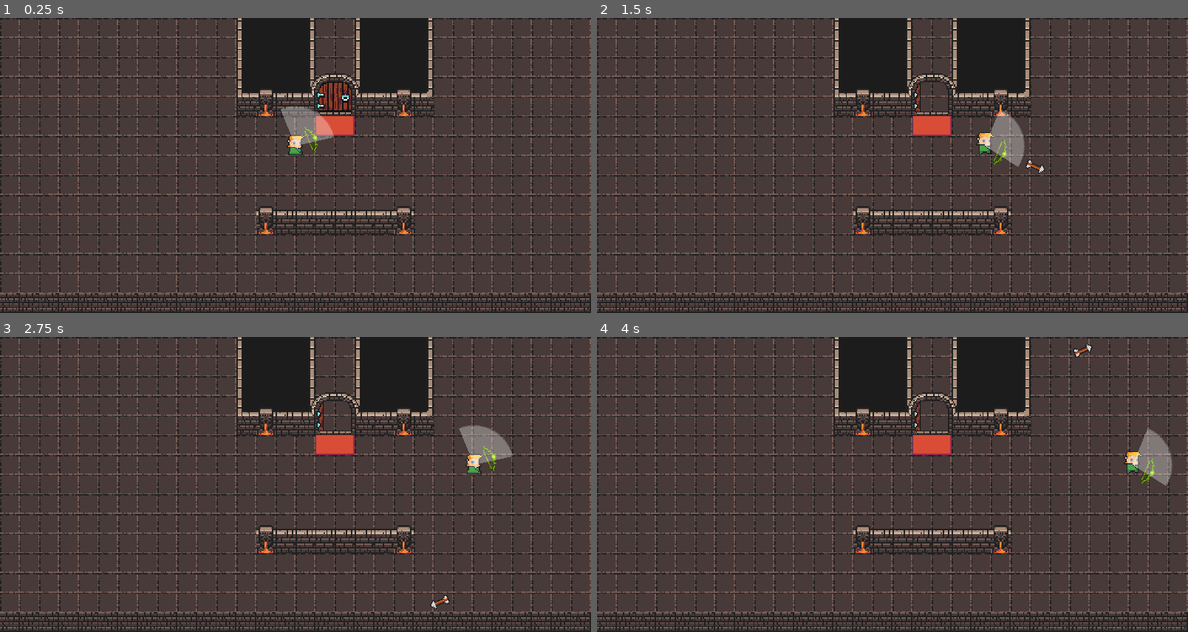
Above: before the commit, frames 1-4 (two rows, left to right).
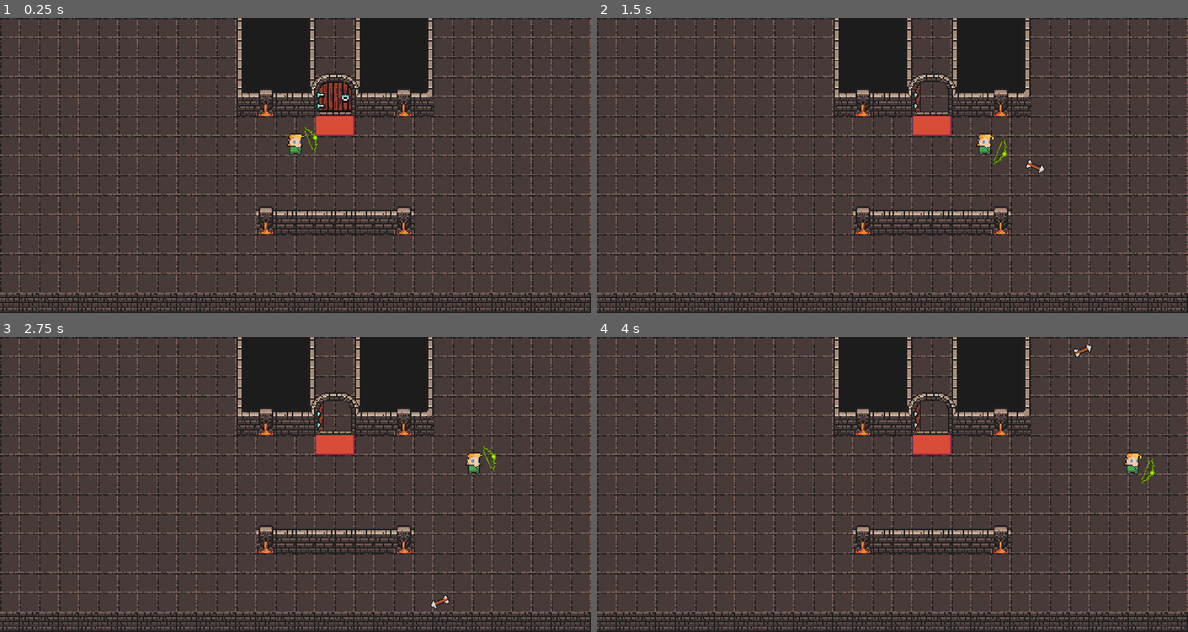
Above: after the commit, the same moments.

Repository: PizzaJuggler/GMTK-2020
Game: Godot game, scene res://level/level.tscn
Same seed, same stepped clock (60 frames per second), same inputs: the game is played once before the commit and once after it.
Inputs (mouse positions are in pixels of both pictures, inside the frame that each line leads up to):
- Up to frame 1 (0.25 s): no input
- Up to frame 2 (1.5 s): move the mouse to (1022, 150) at 0.52 s; hold W (move) 0.53-1.28 s; move the mouse to (774, 180) at 1.27 s; tap Space (shoot) at 1.35 s
- Up to frame 3 (2.75 s): move the mouse to (354, 419) at 2.02 s; hold W (move) from 2.03 s (still down)
- Up to frame 4 (4 s): move the mouse to (862, 543) at 2.77 s; release W (move) at 2.78 s; tap Space (shoot) at 2.85 s; move the mouse to (1069, 528) at 3.52 s; hold W (move) from 3.53 s (still down)

The runs differ from the first frame. In frame 1, 0.8% of the frame differs, in the area x 47-57%, y 29-47%; in frame 2, 0.9%, in the area x 64-73%, y 31-51%; in frame 3, 0.8%; in frame 4, 0.9%.

Commit message:
did remove angle range visualization from weapon

Diff:
--- a/godot/level/player/Player.tscn
+++ b/godot/level/player/Player.tscn
@@ -43,15 +43,8 @@
 position = Vector2( -0.0548515, -1.24514 )
 shape = SubResource( 1 )
 
-[node name="Sprite" type="Sprite" parent="."]
-visible = false
-position = Vector2( -0.187286, -7.81354 )
-texture = ExtResource( 1 )
-hframes = 9
-region_enabled = true
-region_rect = Rect2( 128, 32, 144, 32 )
-
 [node name="AnimatedSprite" type="AnimatedSprite" parent="."]
 position = Vector2( -0.0548515, -8.17139 )
 frames = SubResource( 11 )
+frame = 4
 playing = true
--- a/godot/level/weapons/WeaponBase.tscn
+++ b/godot/level/weapons/WeaponBase.tscn
@@ -1,9 +1,8 @@
-[gd_scene load_steps=5 format=2]
+[gd_scene load_steps=4 format=2]
 
 [ext_resource path="res://level/weapons/WeaponBase.gd" type="Script" id=1]
 [ext_resource path="res://level/weapons/Arrow.tscn" type="PackedScene" id=2]
 [ext_resource path="res://level/weapons/4-Color Weapon Pack.png" type="Texture" id=3]
-[ext_resource path="res://level/weapons/angle_range_texture_x2.png" type="Texture" id=4]
 
 [node name="WeaponBase" type="Node2D" groups=[
 "weapon",
@@ -20,21 +19,3 @@
 texture = ExtResource( 3 )
 region_enabled = true
 region_rect = Rect2( 64, 64, 16, 16 )
-
-[node name="TextureProgress" type="TextureProgress" parent="."]
-anchor_left = 0.5
-anchor_top = 0.5
-anchor_right = 0.5
-anchor_bottom = 0.5
-margin_left = -32.0
-margin_top = -32.0
-margin_right = 32.0
-margin_bottom = 32.0
-max_value = 360.0
-value = 100.0
-texture_progress = ExtResource( 4 )
-fill_mode = 4
-tint_progress = Color( 1, 1, 1, 0.317647 )
-__meta__ = {
-"_edit_use_anchors_": false
-}
